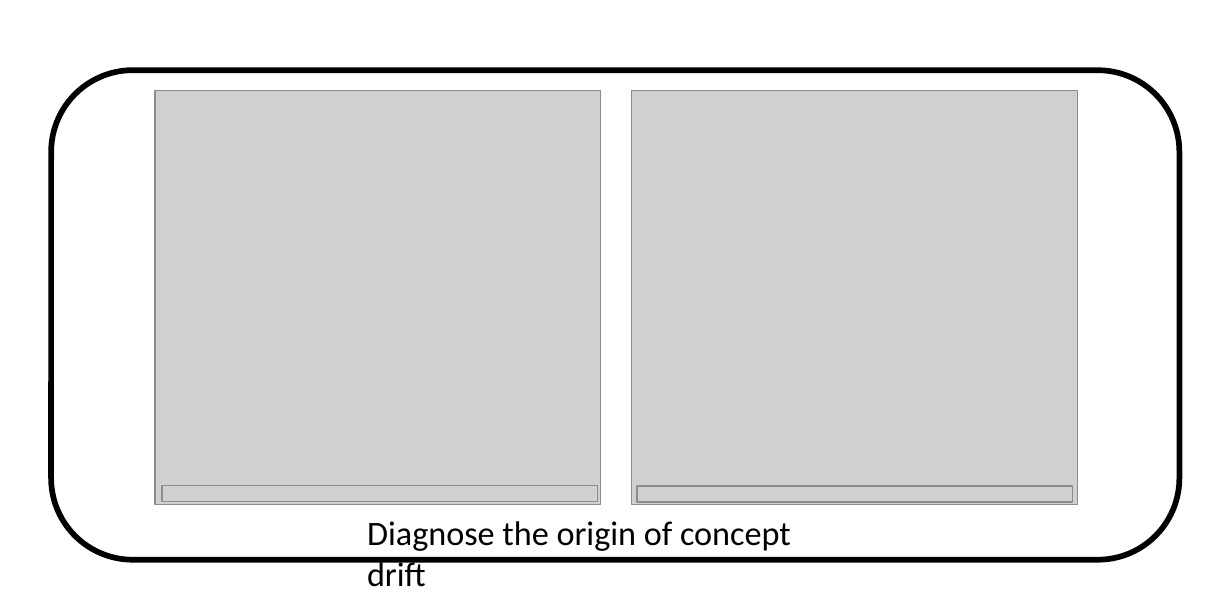
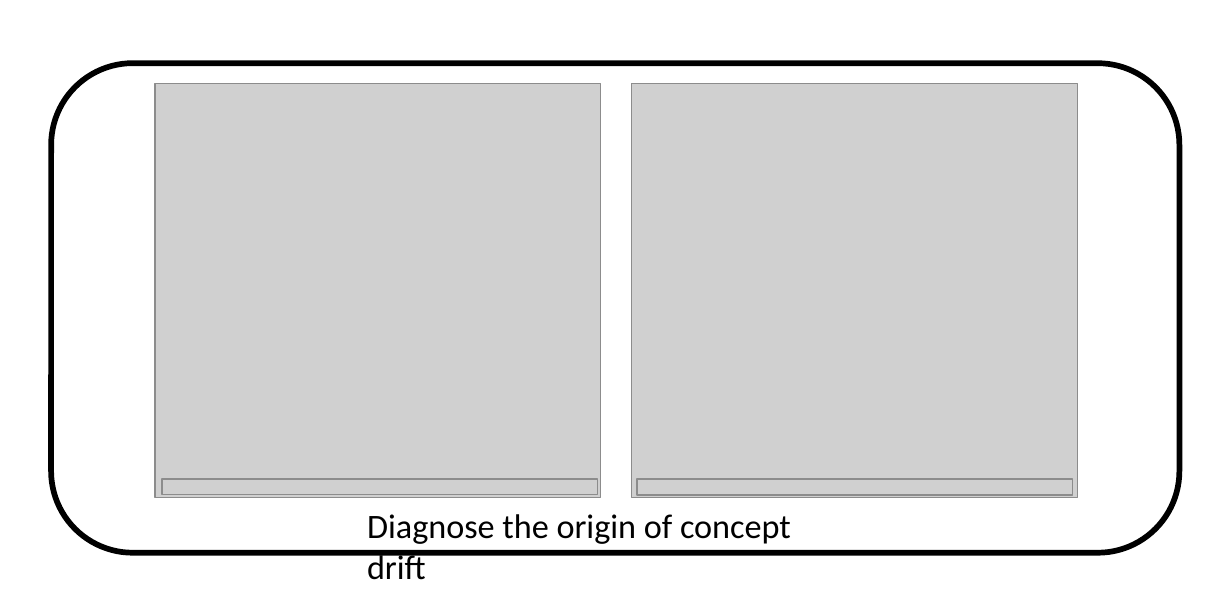
Before and after one commit to kgzhang0801/cd_paper, a slide deck: slide 3 of figures/v14/flow_chart/gen_fig_most_updated_1.pptx. Drawn at 1232x616 pixels with LibreOffice and Linux fonts; fonts in the diff are those of the drawing; grey boxes stand for pictures. Boxes give left, top, right and bottom in pixels: in the first picture for what was removed or moved away, otherwise in the second. Text is boxed around its words. In the diff, an @@ line names an element or a change of style, - is before the commit and + after.

```diff
--- a/figures/v14/flow_chart/gen_fig_most_updated_1.pptx
+++ b/figures/v14/flow_chart/gen_fig_most_updated_1.pptx
@@ 4 pictures, 1 text, 1 rounded rectangle: place and size @@
-4 pictures, 1 text, 1 rounded rectangle at [51, 70, 1179, 587]
+4 pictures, 1 text, 1 rounded rectangle at [51, 63, 1179, 580]
```
Also in this commit, not shown: 1 other slide changed, 3 other files.
